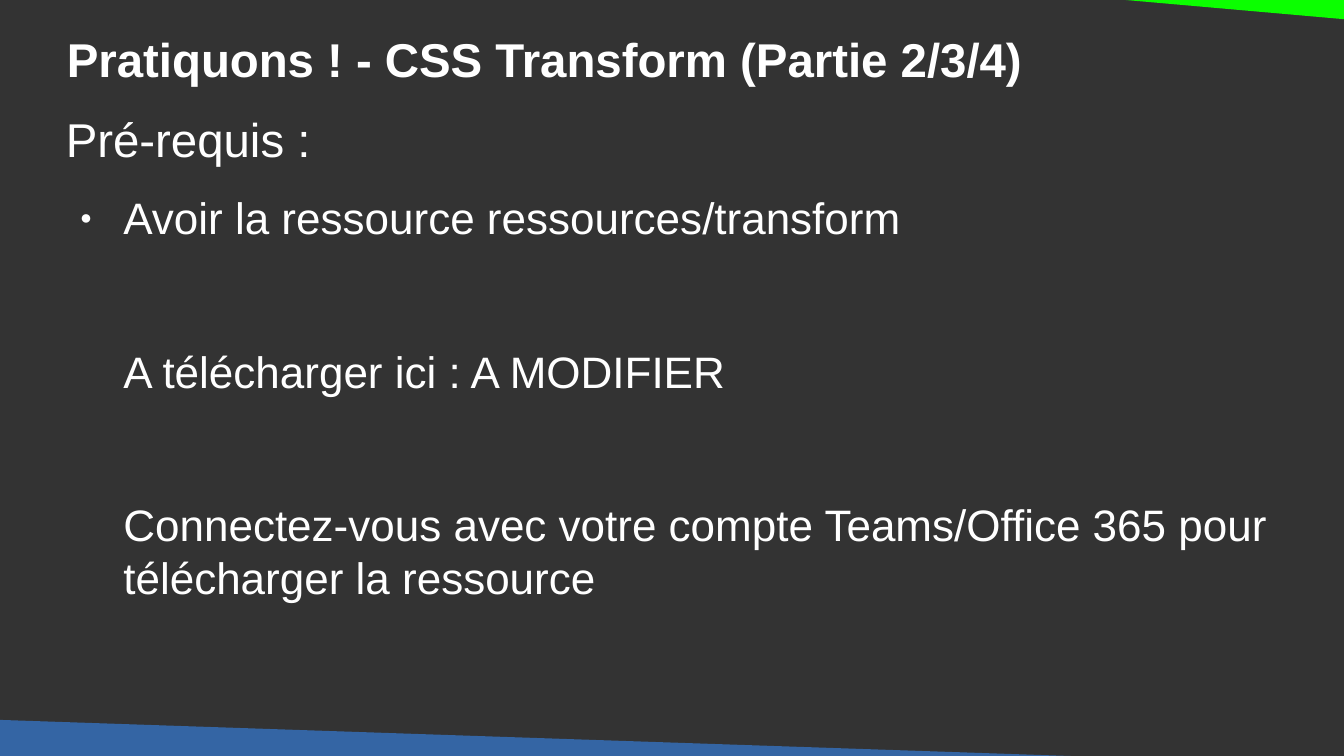
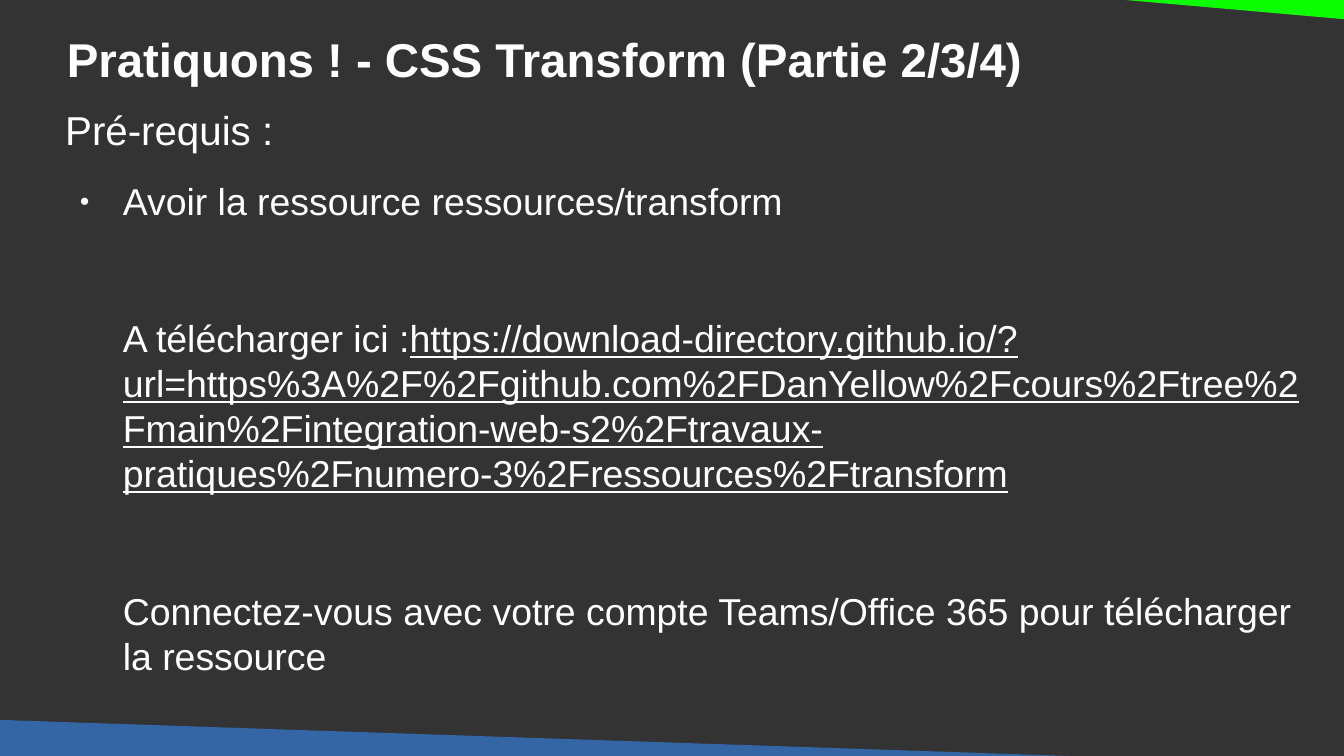
Before and after one commit to DanYellow/cours, a slide deck: slide 23 of integration-web-s2/travaux-pratiques/numero-3/presentation.odp. Drawn at 1344x756 pixels with LibreOffice and Linux fonts; fonts in the diff are those of the drawing. Boxes give left, top, right and bottom in pixels: in the first picture for what was removed or moved away, otherwise in the second. Text is boxed around its words. In the diff, an @@ line names an element or a change of style, - is before the commit and + after.

```diff
--- a/integration-web-s2/travaux-pratiques/numero-3/presentation.odp
+++ b/integration-web-s2/travaux-pratiques/numero-3/presentation.odp
@@ text at (x1=65, y1=115, x2=1291, y2=671): size 28 to 23.8 pt in "Pré-requis :"; size 26 to 22.1 pt in "Avoir la ressource ressources/transform", "Connectez-vous avec votre compte Teams/Office 365 pour ..." @@
@@ text at (x1=123, y1=324, x2=1299, y2=495): text changed; size 26 to 22.1 pt @@
-A télécharger ici : A MODIFIER
+A télécharger ici :https://download-directory.github.io/?url=https%3A%2F%2Fgithub.com%2FDanYellow%2Fcours%2Ftree%2Fmain%2Fintegration-web-s2%2Ftravaux-pratiques%2Fnumero-3%2Fressources%2Ftransform
```
Also in this commit, not shown: 3 other slides changed, 26 other files.
